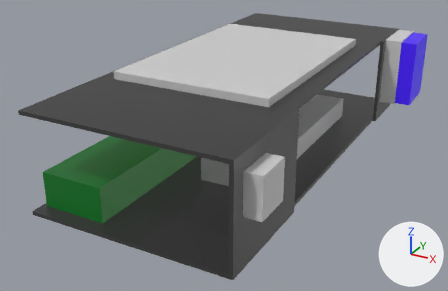
One commit to the COLLADA model pandora_sensors_description/kinect/meshes/platform.dae: the scene before it, then after it.
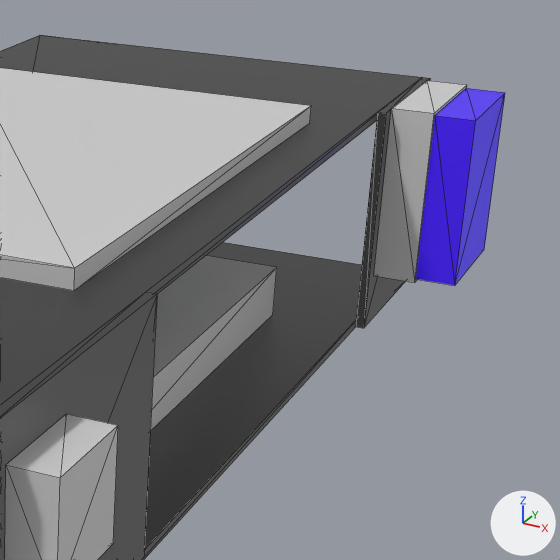
Each version appears first whole from a camera (50 mm lens) standing at (0.1156, -0.2276, 0.1396) and looking at (-0.0052, -0.008, 0.0298), and next in a close-up on the part from 54% to 100% of the width and 0% to 71% of the height. The lights are fixed; the arrows at lower right show +X, +Y and +Z. The close-ups show mesh edges as thin lines. Where no turn or scale is listed for an object, it has been applied to the vertices.

Objects in the first close-up: 'base_link_001_001_002'.
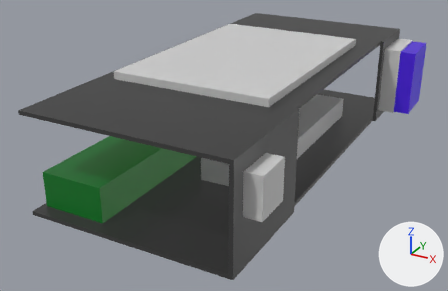
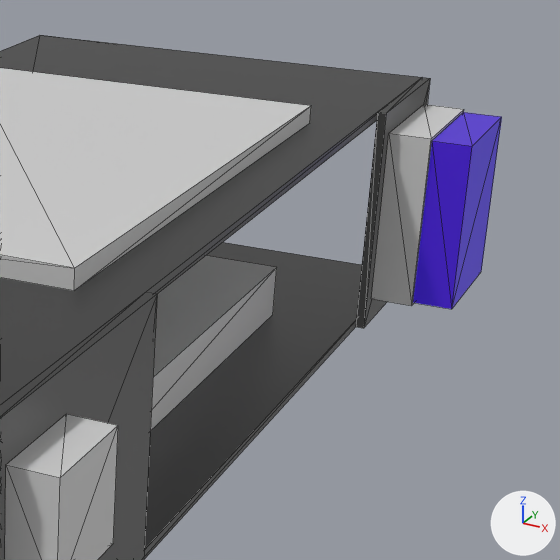
Pixel boxes (x1, y1, x2, y2) of what changed, in the close-ups (560 x 560 px; the box of a moved part takes in the faces that stretch with it):
'base_link_001_001_002', recoloured, reshaped
    before: (0, 35, 505, 560)
    after: (0, 35, 502, 560)
part 1 of me_base_link_000, moved or reshaped
    before: (374, 81, 467, 283)
    after: (371, 104, 464, 306)
part 2 of me_base_link_000, moved or reshaped
    before: (416, 88, 505, 285)
    after: (413, 112, 502, 309)

Diff of the bpy script that builds the scene:
```diff
--- a/pandora_sensors_description/kinect/meshes/platform.dae.py
+++ b/pandora_sensors_description/kinect/meshes/platform.dae.py
@@ mat_ultramarine @@
 mat_ultramarine = principled_material('Ultramarine')
-mat_ultramarine.base_color = (0.0786, 0.0132, 0.64)  # purple #4f1ed1
+mat_ultramarine.base_color = (0.0786, 0.0132, 0.44)  # purple #4f1eb1
 mat_ultramarine.roughness = 0.44
-mat_ultramarine.emission_color = (0.0, 0.0, 0.3)  # blue #000095
+mat_ultramarine.emission_color = (0.0, 0.0, 0.2)  # dark blue #00007c
 mat_ultramarine.emission_strength = 1.0
@@ me_base_link_000 @@
 me_base_link_000.from_pydata(...)  # 189 vertices, 384 faces; spans x -0.038..0.057, y -0.09..0.09, z -0.011..0.07
 # used by ob_base_link_001_001_002; location = (0.0, 0.0, 0.0)
+# me_base_link_000 part 1: the loose piece of 8 vertices spanning x 0.043..0.05, y 0.063..0.087, z 0.036..0.067 is moved by (0.0, 0.0, -0.004)
+# me_base_link_000 part 2: the loose piece of 8 vertices spanning x 0.05..0.057, y 0.064..0.087, z 0.037..0.067 is moved by (0.0, 0.0, -0.004)
 me_base_link_000.materials.append(mat_scanner_window_001)
@@ me_base_link_000 @@
 me_base_link_000.materials.append(mat_material_001)
-me_base_link_000.materials.append(mat_material_000)  # light grey #d1d1d1
 me_base_link_000.materials.append(mat_ultramarine)
```
